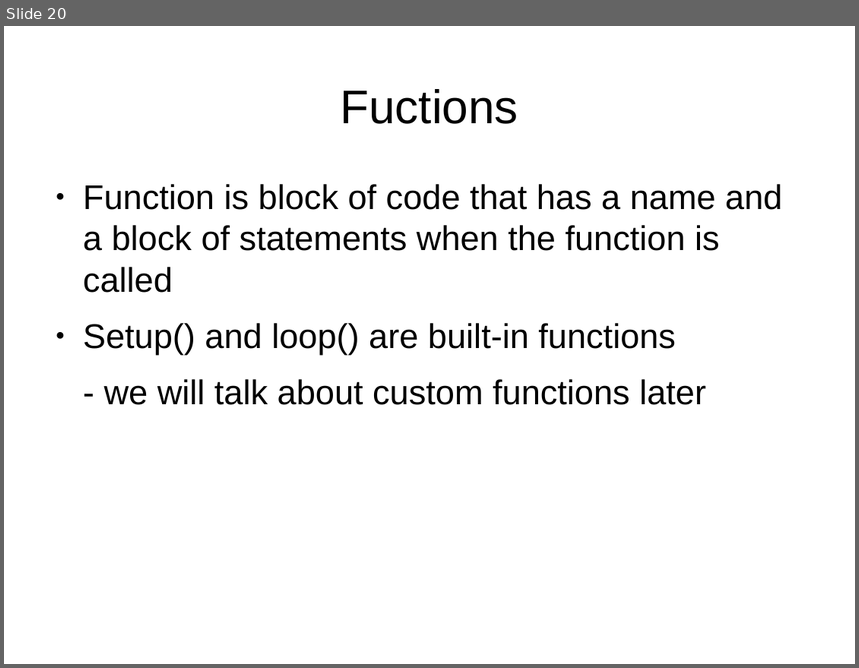
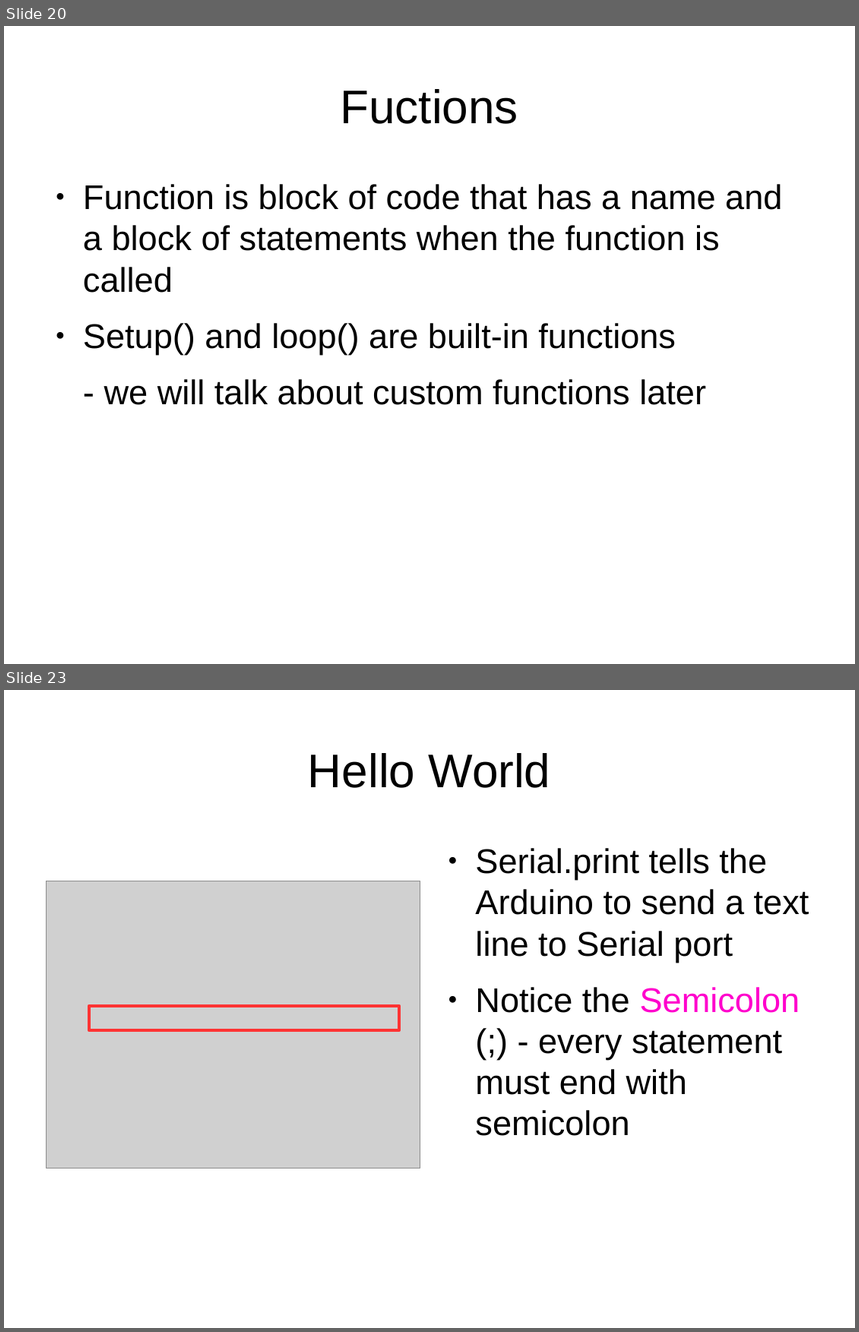
Before and after one commit to anilkunchalaece/LearnIt, a slide deck: Arduino/DayOne.odp. Shown one above the other, each under a label of ours: slide 20 before the commit, slides 20 and 23 after it; the slides between them are not shown. The pictures are 859x668 and 859x1332 pixels, drawn with LibreOffice and Linux fonts; fonts in the diff are those of the drawing; grey boxes stand for pictures. Boxes give left, top, right and bottom in pixels: in the first picture for what was removed or moved away, otherwise in the second. Text is boxed around its words. In the diff, an @@ line names an element or a change of style, - is before the commit and + after.

```diff
--- a/Arduino/DayOne.odp
+++ b/Arduino/DayOne.odp
@@ slide 23 added at box(4, 690, 855, 1328), background #FFFFFF @@
@@ title added at box(308, 753, 551, 788), 44 pt, text #000000 @@
+Hello World
@@ text added at box(475, 848, 810, 1136), 32 pt, text #000000 @@
+● Serial.print tells the Arduino to send a text line to Serial port
+● Notice the Semicolon (;) - every statement must end with semicolon
@@ picture added at box(47, 881, 420, 1168) @@
@@ rectangle added at box(89, 1006, 399, 1030), outline #FF3333 3 pt @@
```
Also in this commit, not shown: 10 other slides added, 15 other files.
